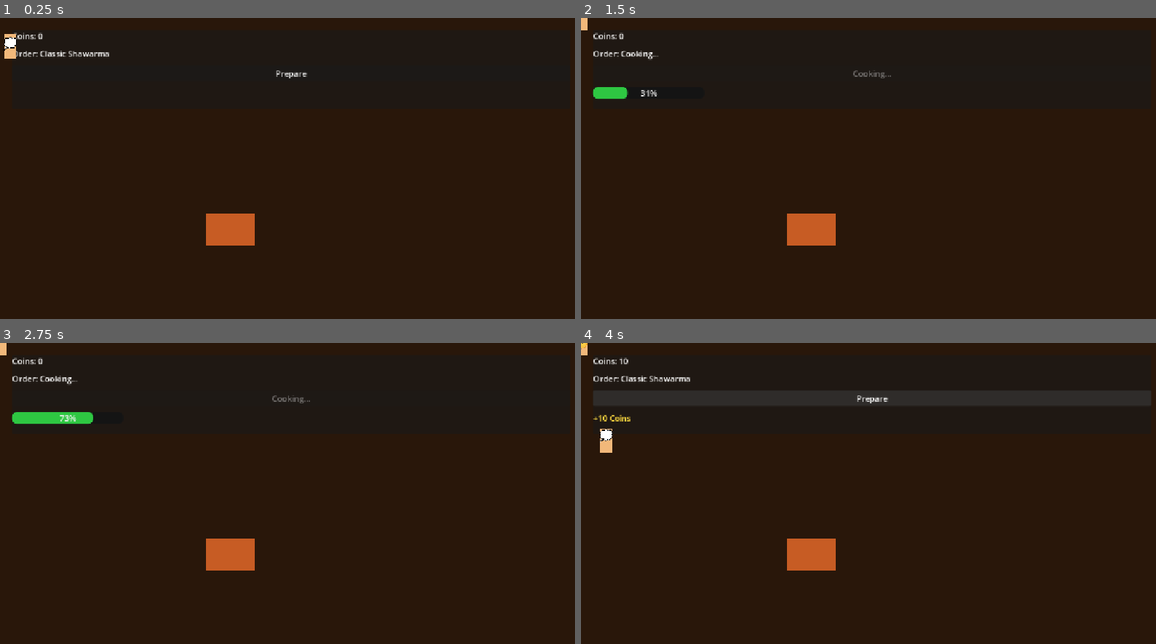
Above: before the commit, frames 1-4 (two rows, left to right).
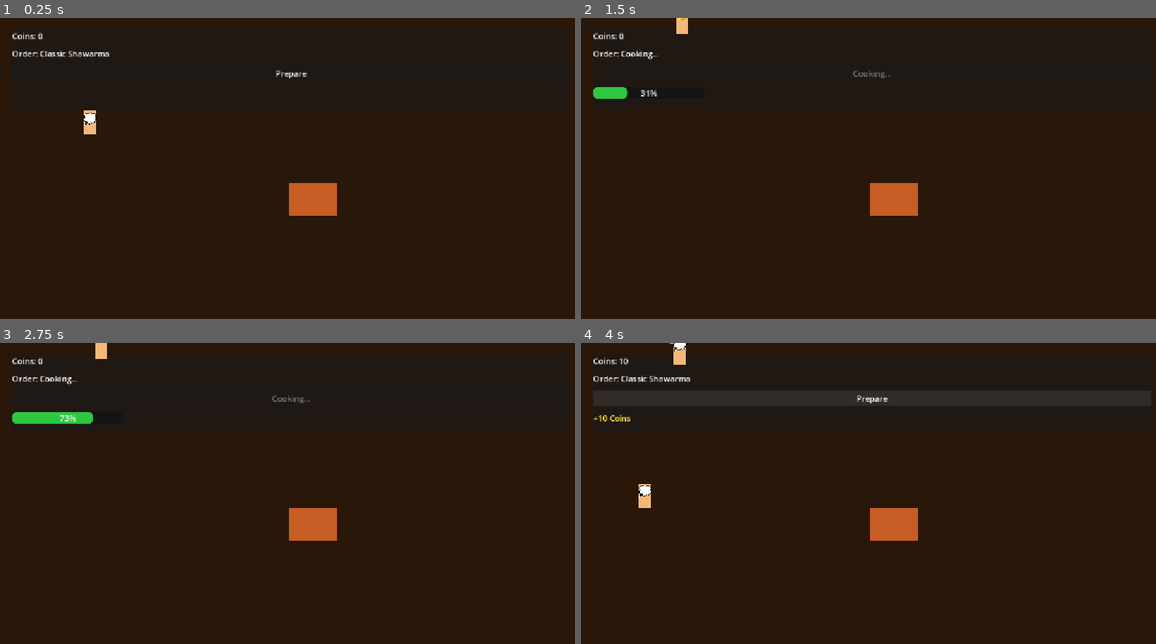
Above: after the commit, the same moments.

Repository: pyto159/ShawarmaEmpire
Game: Godot game, scene res://Scenes/Main.tscn
The game is run twice, just before and just after one commit, with the same random seed, the same clock (stepped at 60 frames per second) and the same inputs.
Inputs:
- Up to frame 1 (0.25 s): no input
- Up to frame 2 (1.5 s): click "Prepare" at 0.5 s
- Up to frame 3 (2.75 s): tap Enter at 2 s
- Up to frame 4 (4 s): no input

The runs differ from the first frame. In frame 1, 2.1% of the frame differs, in the area x 0-59%, y 5-76%; in frame 2, 2.0%; in frame 3, 2.0%; in frame 4, 2.4%, in the area x 0-59%, y 0-76%.

Commit message:
Improve prototype stall layout

Diff:
--- a/shawarma-empire/Scenes/Main.tscn
+++ b/shawarma-empire/Scenes/Main.tscn
@@ -45,34 +45,34 @@
 
 
 [node name="World" type="Node2D" parent="."]
-position = Vector2(360, 420)
+position = Vector2(360, 360)
 
 [node name="CustomerQueue" type="Node" parent="World"]
 script = ExtResource("3_queue_system")
 queue_capacity = 4
 
 [node name="service_position" type="Marker2D" parent="World/CustomerQueue"]
-position = Vector2(0, 0)
+position = Vector2(200, 8)
 script = ExtResource("4_queue_point")
 priority = 30
 
 [node name="waiting_position_1" type="Marker2D" parent="World/CustomerQueue"]
-position = Vector2(0, 72)
+position = Vector2(112, 64)
 script = ExtResource("4_queue_point")
 priority = 20
 
 [node name="waiting_position_2" type="Marker2D" parent="World/CustomerQueue"]
-position = Vector2(0, 144)
+position = Vector2(24, 120)
 script = ExtResource("4_queue_point")
 priority = 10
 
 [node name="waiting_position_3" type="Marker2D" parent="World/CustomerQueue"]
-position = Vector2(0, 216)
+position = Vector2(-64, 176)
 script = ExtResource("4_queue_point")
 priority = 0
 
 [node name="ShawarmaStand" type="Node2D" parent="World"]
-position = Vector2(96, 0)
+position = Vector2(260, 0)
 script = ExtResource("5_stand")
 queue_system_path = NodePath("../CustomerQueue")
 
@@ -84,12 +84,12 @@
 color = Color(0.78, 0.36, 0.14, 1)
 
 [node name="CookingStand" parent="World" instance=ExtResource("6_cooking_stand")]
-position = Vector2(96, -88)
+position = Vector2(260, -88)
 
 [node name="SpawnedCustomers" type="Node2D" parent="World"]
 
 [node name="CustomerSpawner" type="Node2D" parent="World"]
-position = Vector2(-160, 144)
+position = Vector2(-220, 176)
 script = ExtResource("9_spawner")
 spawn_pool = SubResource("Resource_customer_spawn_pool")
 reserve_spawn_points_until_instance_removed = false
--- a/shawarma-empire/Scripts/Customer/Customer.gd
+++ b/shawarma-empire/Scripts/Customer/Customer.gd
@@ -9,10 +9,10 @@
 signal food_received(order: Order)
 signal left(customer: Customer)
 
-const DEFAULT_MOVE_SPEED: float = 90.0
+const DEFAULT_MOVE_SPEED: float = 54.0
 const ARRIVAL_DISTANCE: float = 4.0
 const DEFAULT_QUEUE_PRIORITY: int = 0
-const QUEUE_MOVE_DURATION_SECONDS: float = 0.35
+const QUEUE_MOVE_DURATION_SECONDS: float = 0.58
 const QUEUE_MOVE_FOLLOW_DELAY_SECONDS: float = 0.26
 
 const QUEUE_SYSTEM_PATH_NOT_CONFIGURED: String = "Queue system path is not configured."
